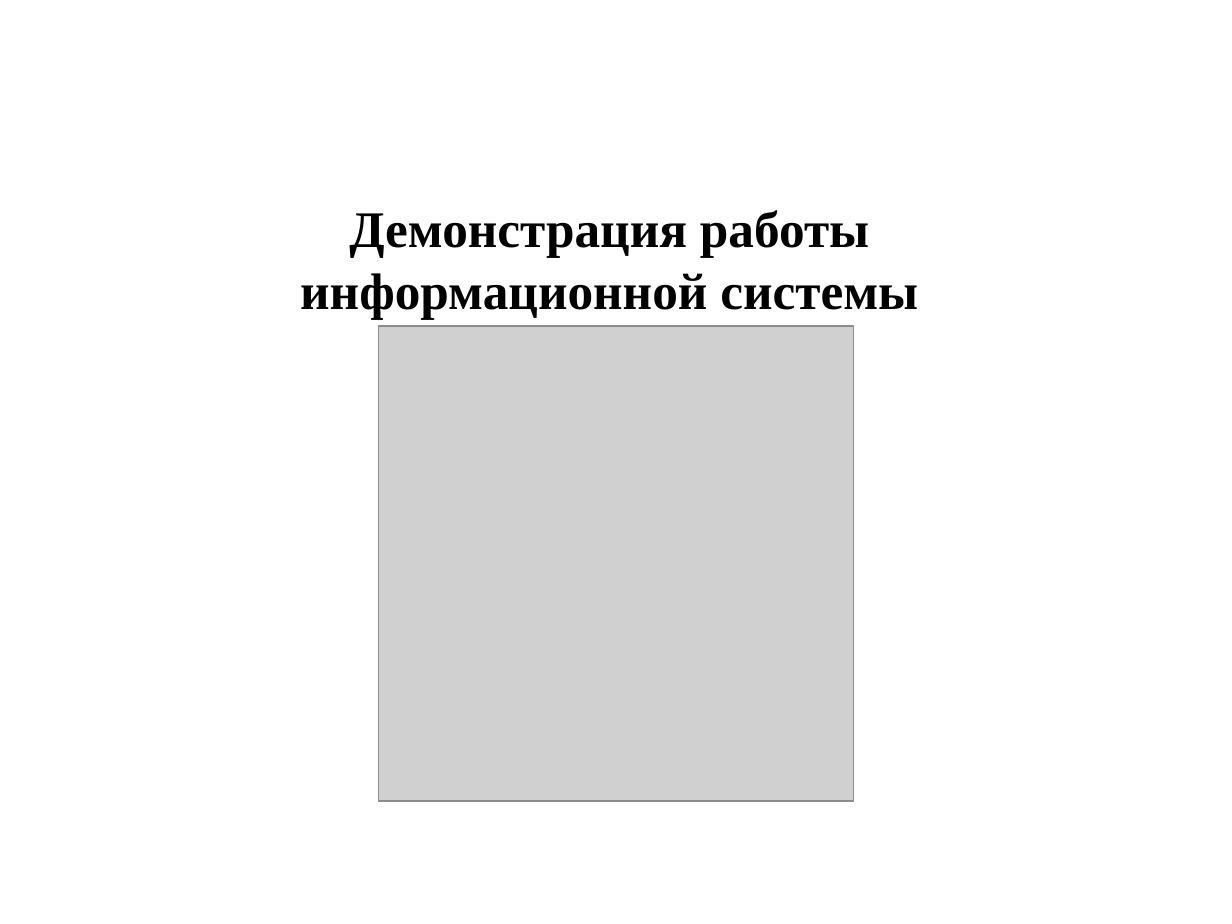
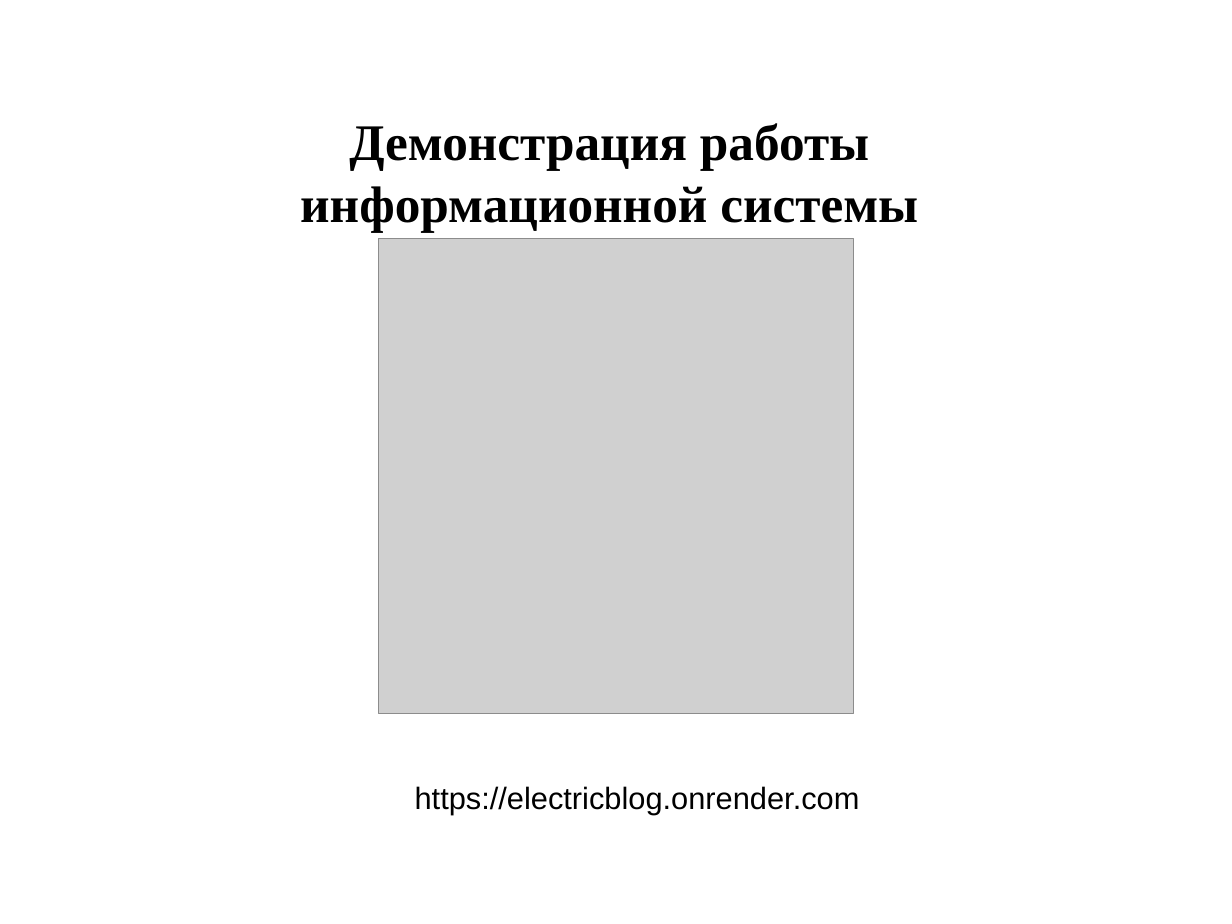
Before and after one commit to Bra45f/blog-ob-elcrecity, a slide deck: slide 9 of Doc3/Защита_презентация.pptx. Drawn at 1232x924 pixels with LibreOffice and Linux fonts; fonts in the diff are those of the drawing; grey boxes stand for pictures. Boxes give left, top, right and bottom in pixels: in the first picture for what was removed or moved away, otherwise in the second. Text is boxed around its words. In the diff, an @@ line names an element or a change of style, - is before the commit and + after.

```diff
--- a/Doc3/Защита_презентация.pptx
+++ b/Doc3/Защита_презентация.pptx
@@ text "Демонстрация работы" moved from (x1=300, y1=210, x2=918, y2=320) to (x1=300, y1=123, x2=918, y2=232) @@
@@ picture moved from (x1=378, y1=326, x2=853, y2=801) to (x1=378, y1=239, x2=853, y2=713) @@
@@ text added at (x1=415, y1=786, x2=860, y2=814), 18 pt, text #000000 @@
+https://electricblog.onrender.com
```
Also in this commit, not shown: 3 other slides changed, 4 other files.
